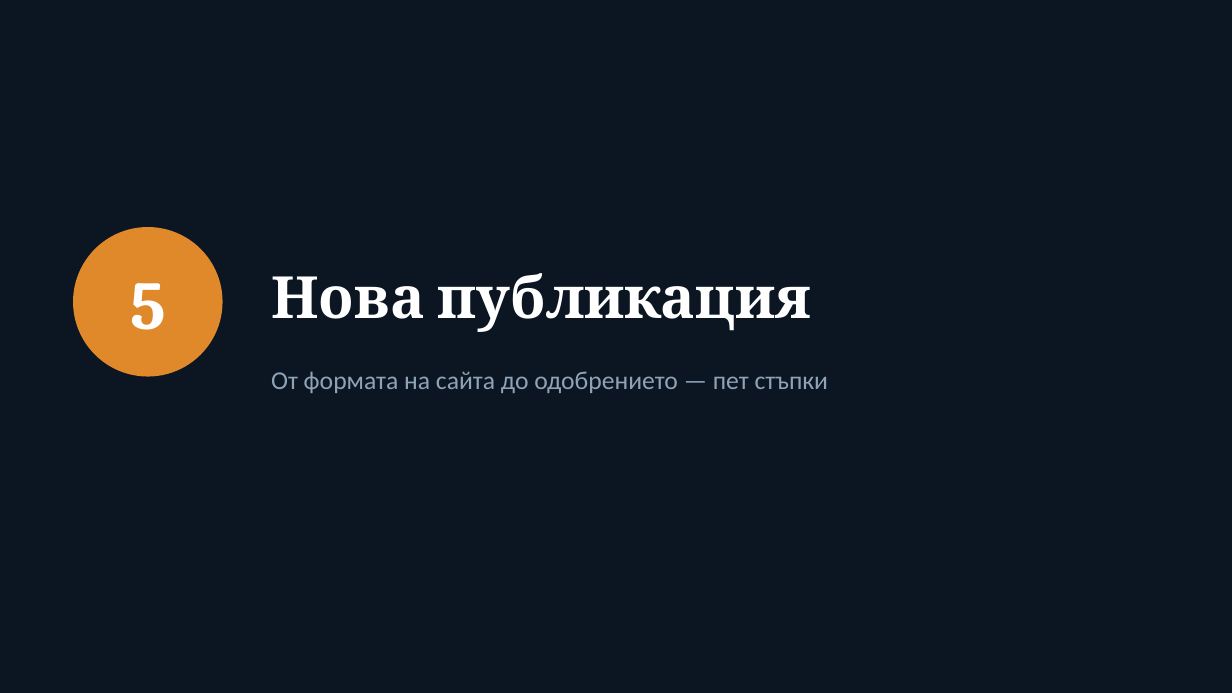
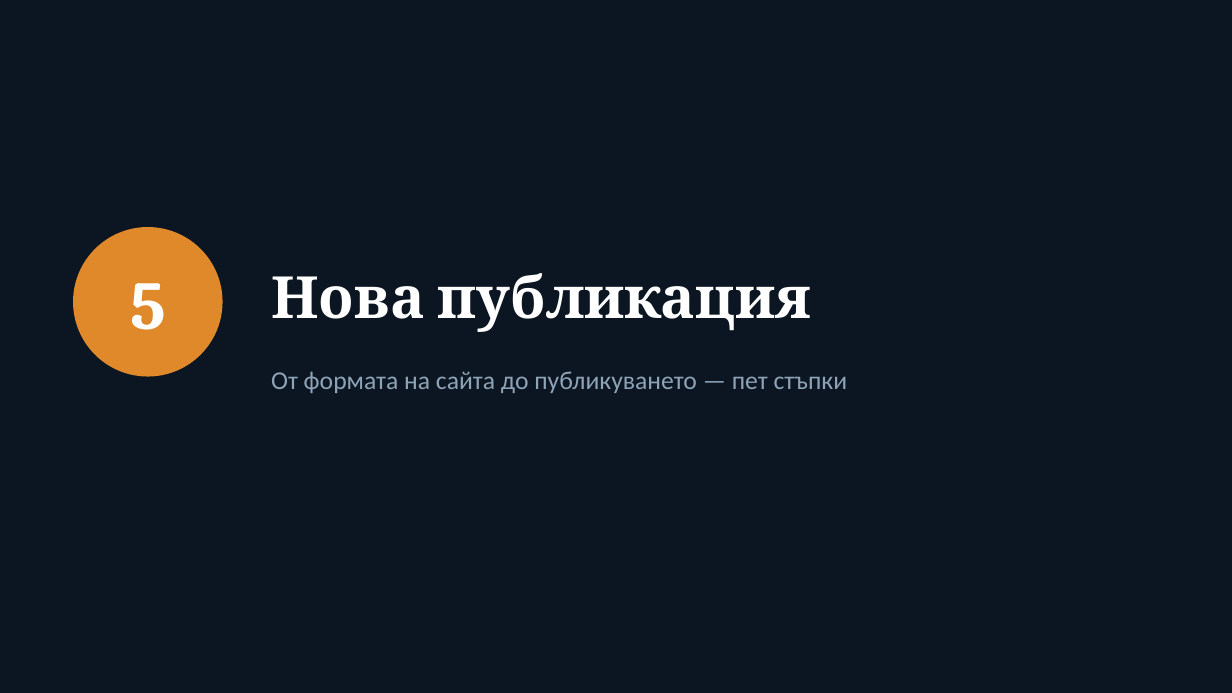
Before and after one commit to urslab-irbas/urslab-site, a slide deck: slide 14 of public/docs/URSlab-rakovodstvo.pptx. Drawn at 1232x693 pixels with LibreOffice and Linux fonts; fonts in the diff are those of the drawing. Boxes give left, top, right and bottom in pixels: in the first picture for what was removed or moved away, otherwise in the second. Text is boxed around its words. In the diff, an @@ line names an element or a change of style, - is before the commit and + after.

```diff
--- a/public/docs/URSlab-rakovodstvo.pptx
+++ b/public/docs/URSlab-rakovodstvo.pptx
@@ text at (271, 371, 848, 393): text changed @@
-От формата на сайта до одобрението — пет стъпки
+От формата на сайта до публикуването — пет стъпки
```
Also in this commit, not shown: 3 other slides changed, 11 other files.
